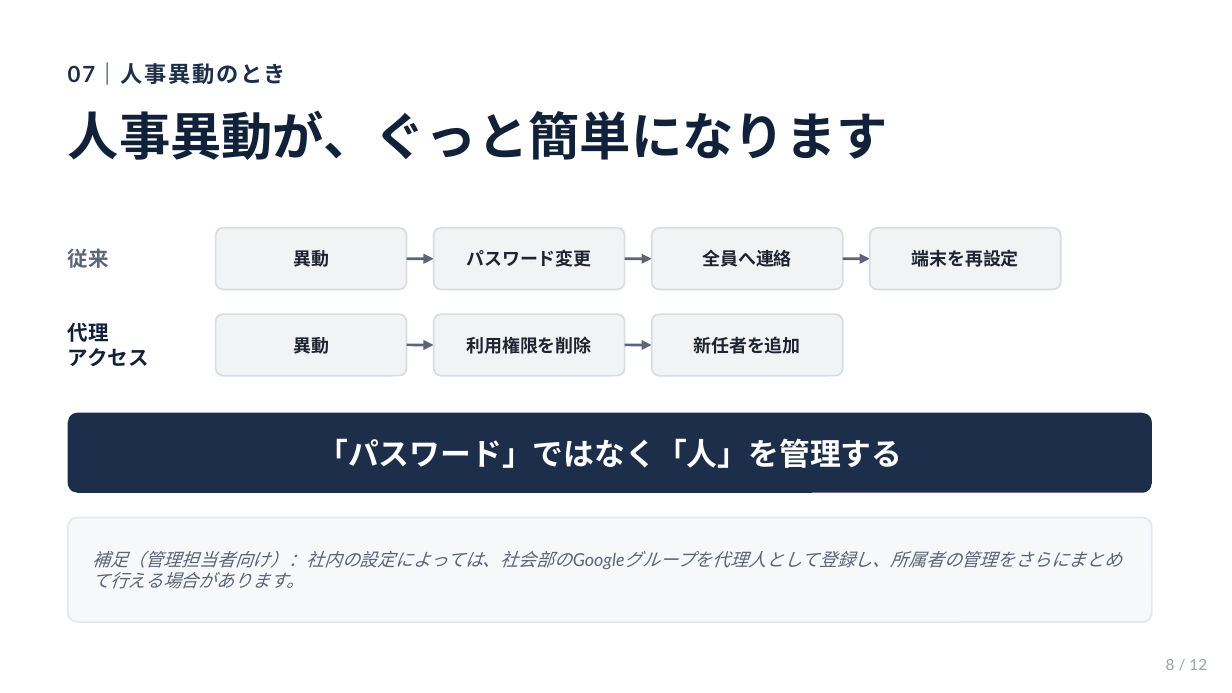
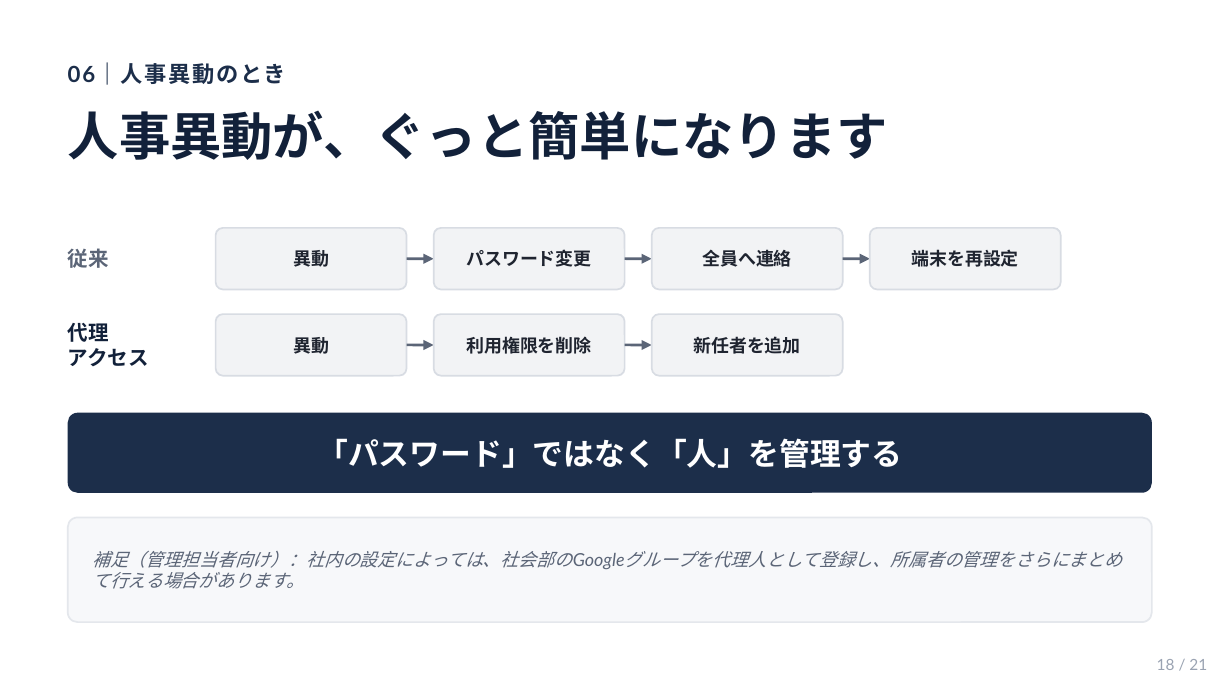
Before and after one commit to hiro-gif0/takubo, a slide deck: slide 18 of gmail-delegation-slides/gmail-delegation-explainer.pptx (slide 8 before the commit). Drawn at 1232x693 pixels with LibreOffice and Linux fonts; fonts in the diff are those of the drawing. Boxes give left, top, right and bottom in pixels: in the first picture for what was removed or moved away, otherwise in the second. Text is boxed around its words. In the diff, an @@ line names an element or a change of style, - is before the commit and + after.

```diff
--- a/gmail-delegation-slides/gmail-delegation-explainer.pptx
+++ b/gmail-delegation-slides/gmail-delegation-explainer.pptx
@@ text at (68, 63, 286, 85): text changed @@
-07｜人事異動のとき
+06｜人事異動のとき
@@ text at (1157, 659, 1207, 670): text changed @@
-8 / 12
+18 / 21
```
Also in this commit, not shown: 7 other slides changed, 12 slides added, 3 slides removed, 27 other files.
